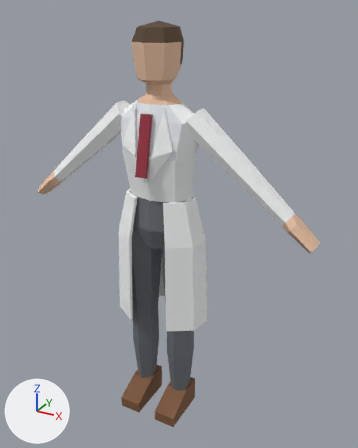
An edit to the FBX model Assets/Character/Doctor_Male/Doctor_Male.fbx, drawn before and after from the same camera.
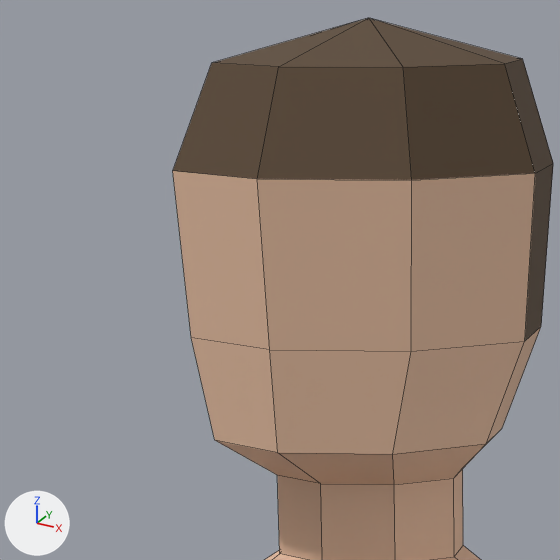
There are two pictures of each version: one whole from a 50 mm lens placed at (1.037, -1.722, 1.85), pointed at (0.061, 0.054, 0.962), one close up on the part from 30% to 52% of the width and 4% to 21% of the height. Lighting does not change. The marker at lower left points along +X, +Y and +Z. The first two pictures are the older version. The close-ups show mesh edges as thin lines.

In view in the first close-up: 'Doctor_Male'.
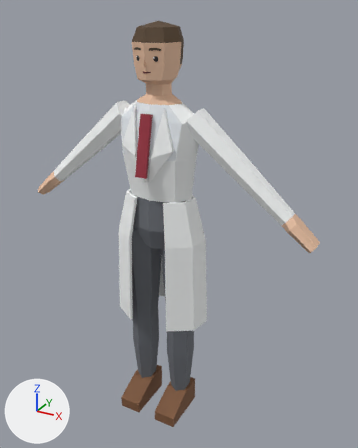
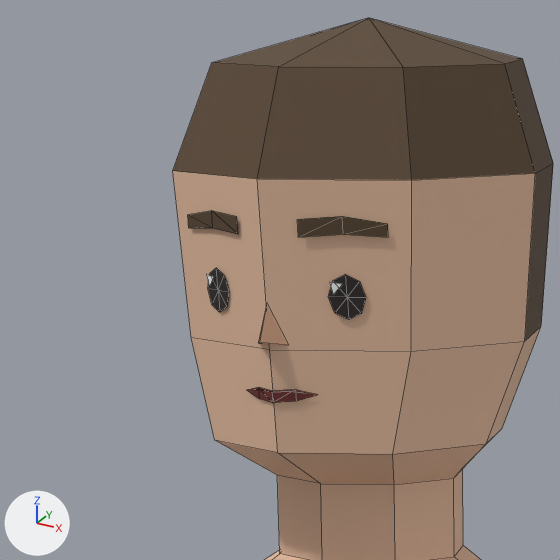
The change in detail:
Picture 'FacePalette.png' (img_facepalette_png) is new.
Material 'Doctor_Male_Face' (mat_doctor_male_face) is new.
Its texture is img_facepalette_png.
Its roughness is 0.55.
me_doctor_male is used by ob_doctor_male; location (0.0, 0.0, 0.0).
me_doctor_male had 327 vertices, 302 faces and spanned x -0.69..0.69, y -0.16..0.14, z 0.0..1.8.
me_doctor_male now has 407 vertices, 363 faces and spans x -0.69..0.69, y -0.16..0.14, z 0.0..1.8.
Part 1, on me_doctor_male:
80 vertices are added at x -0.06..0.06, y -0.11..-0.08, z 1.62..1.71.
53 new faces join them, mat_doctor_male_face (picture img_facepalette_png).
8 new faces join them, mat_doctor_male_hair (brown #594530).
me_doctor_male gains material mat_doctor_male_face (picture img_facepalette_png).

What differs and where, as boxes [x1, y1, x2, y2] in the close-ups (560 x 560 px):
part 1 of me_doctor_male, added
    after: [188, 211, 388, 403]
